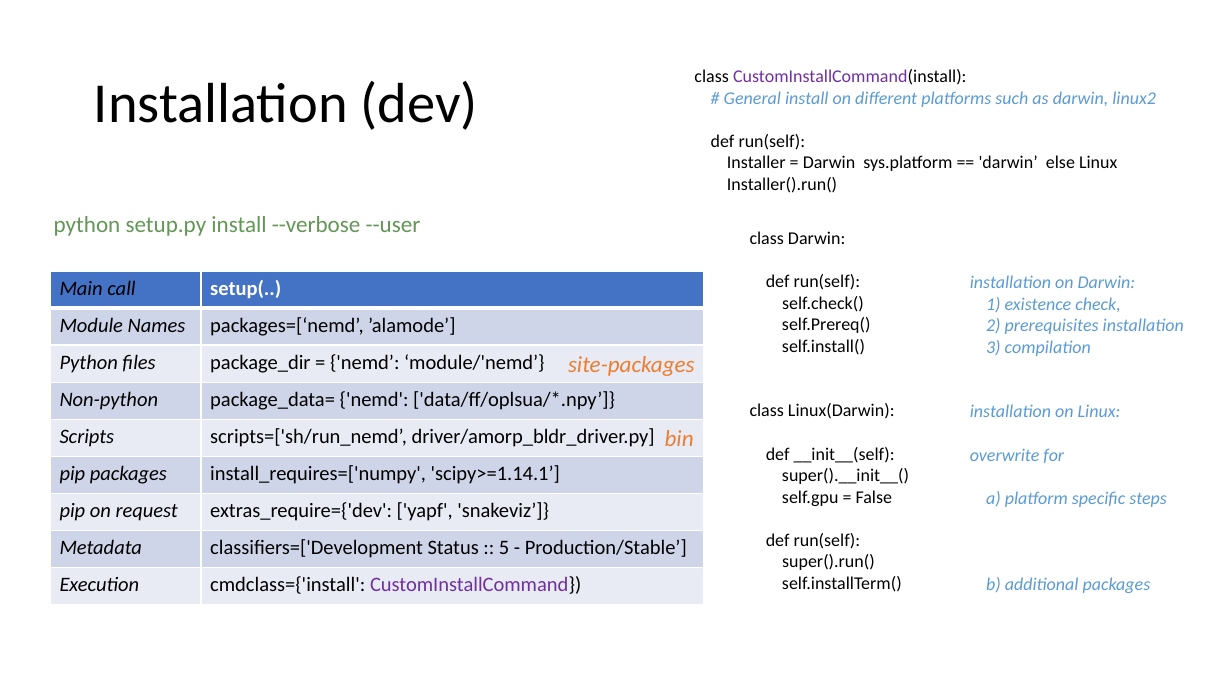
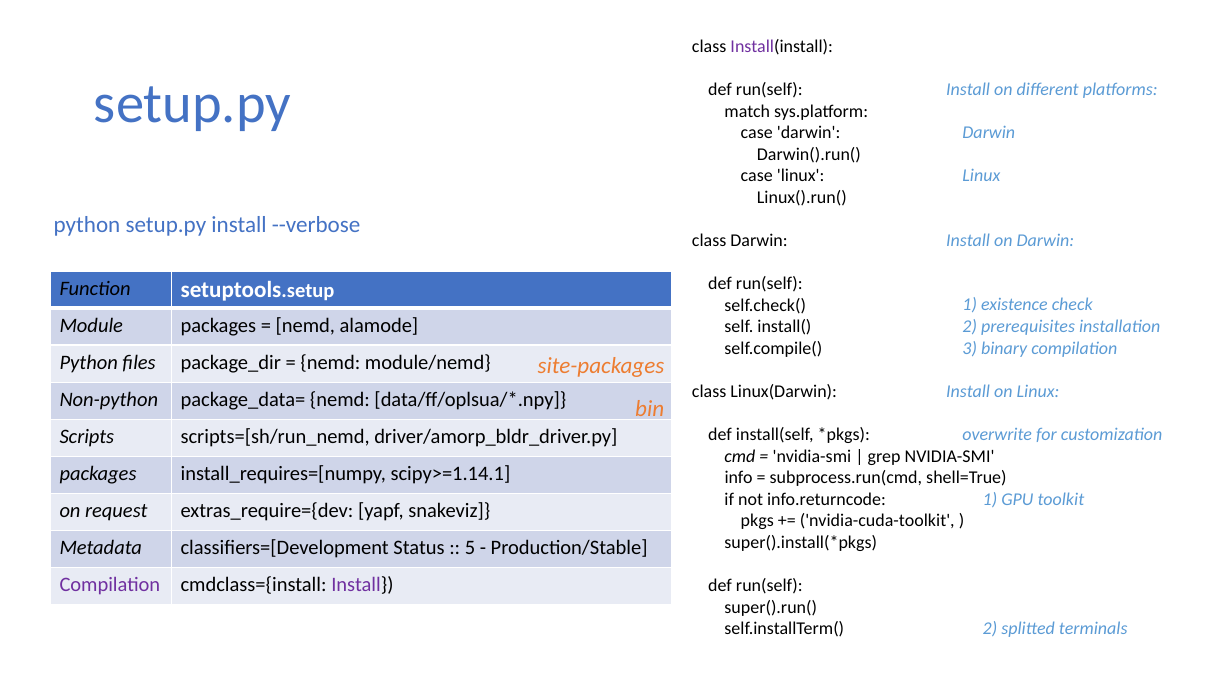
Before and after one commit to zhteg4pvt/nemd, a slide deck: slide 5 of docs/power_point/nemd.pptx. Drawn at 1232x693 pixels with LibreOffice and Linux fonts; fonts in the diff are those of the drawing. Boxes give left, top, right and bottom in pixels: in the first picture for what was removed or moved away, otherwise in the second. Text is boxed around its words. In the diff, an @@ line names an element or a change of style, - is before the commit and + after.

Commit message:
nemd ppt updated

```diff
--- a/docs/power_point/nemd.pptx
+++ b/docs/power_point/nemd.pptx
@@ text at (x1=692, y1=39, x2=1006, y2=637): text changed @@
-class CustomInstallCommand(install):
-# General install on different platforms such as darwin, linux2
-def run(self):
-Installer = Darwin sys.platform == 'darwin’ else Linux
-Installer().run()
+class Install(install):
+def run(self):
+match sys.platform:
+case 'darwin':
+Darwin().run()
+case 'linux':
+Linux().run()
+class Darwin:
+def run(self):
+self.check()
+self. install()
+self.compile()
+class Linux(Darwin):
+def install(self, *pkgs):
+cmd = 'nvidia-smi | grep NVIDIA-SMI'
+info = subprocess.run(cmd, shell=True)
+if not info.returncode:
+pkgs += ('nvidia-cuda-toolkit', )
+super().install(*pkgs)
+def run(self):
+super().run()
+self.installTerm()
@@ title at (x1=94, y1=86, x2=291, y2=131): text changed; text colour #000000 to #4472C4 @@
-Installation (dev)
+setup.py
@@ text "Install on different platforms:" moved from (x1=970, y1=275, x2=1184, y2=593) to (x1=946, y1=82, x2=1162, y2=637) @@
@@ text at (x1=946, y1=82, x2=1158, y2=312): text changed @@
-installation on Darwin:
-1) existence check,
+Install on different platforms:
+Darwin
+Linux
+Install on Darwin:
+1) existence check
@@ text at (x1=54, y1=216, x2=360, y2=236): text changed; text colour #629755 to #4472C4 @@
-python setup.py install --verbose --user
+python setup.py install --verbose
@@ text removed at (x1=750, y1=231, x2=909, y2=592) @@
-class Darwin:
-def run(self):
-self.check()
-self.Prereq()
-self.install()
-class Linux(Darwin):
-def __init__(self):
-super().__init__()
-self.gpu = False
-def run(self):
-super().run()
-self.installTerm()
@@ table at (x1=50, y1=271, x2=672, y2=604) @@
-row 1, column 1: Main call
+row 1, column 1: Function
-row 1, column 2: setup(..)
+row 1, column 2: setuptools.setup
-row 2, column 1: Module Names
+row 2, column 1: Module
-row 2, column 2: packages=[‘nemd’, ’alamode’]
+row 2, column 2: packages = [nemd, alamode]
-row 3, column 2: package_dir = {'nemd’: ‘module/'nemd’}
+row 3, column 2: package_dir = {nemd: module/nemd}
-row 4, column 2: package_data= {'nemd': ['data/ff/oplsua/*.npy’]}
+row 4, column 2: package_data= {nemd: [data/ff/oplsua/*.npy]}
-row 5, column 2: scripts=['sh/run_nemd’, driver/amorp_bldr_driver.py]
+row 5, column 2: scripts=[sh/run_nemd, driver/amorp_bldr_driver.py]
-row 6, column 1: pip packages
+row 6, column 1: packages
-row 6, column 2: install_requires=['numpy', 'scipy>=1.14.1’]
+row 6, column 2: install_requires=[numpy, scipy>=1.14.1]
-row 7, column 1: pip on request
+row 7, column 1: on request
-row 7, column 2: extras_require={'dev': ['yapf', 'snakeviz’]}
+row 7, column 2: extras_require={dev: [yapf, snakeviz]}
-row 8, column 2: classifiers=['Development Status :: 5 - Production/Stable’]
+row 8, column 2: classifiers=[Development Status :: 5 - Production/Stable]
-row 9, column 1: Execution
+row 9, column 1: Compilation
-row 9, column 2: cmdclass={'install': CustomInstallCommand})
+row 9, column 2: cmdclass={install: Install})
@@ table resized from (x1=50, y1=271, x2=703, y2=604) to (x1=50, y1=271, x2=672, y2=604) @@
@@ text "site-packages" moved from (x1=568, y1=356, x2=695, y2=376) to (x1=538, y1=357, x2=665, y2=377) @@
@@ text at (x1=946, y1=341, x2=1162, y2=637): text changed @@
-3) compilation
-installation on Linux:
-overwrite for
-a) platform specific steps
-b) additional packages
+3) binary compilation
+Install on Linux:
+overwrite for customization
+1) GPU toolkit
+2) splitted terminals
@@ text "bin" rewrapped from (x1=665, y1=430, x2=694, y2=446) to (x1=635, y1=400, x2=664, y2=420) @@
```
Also in this commit, not shown: 3 other slides changed, 1 slide added, 1 slide removed, 3 other files.
